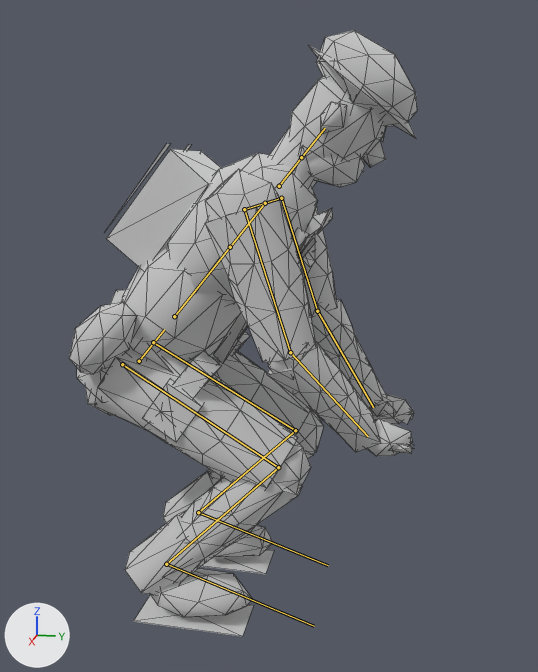
An edit to the glTF model ambush_loop/art/v2/models/operator_rifle_lod2.glb, drawn before and after from the same camera.
One viewpoint serves both versions: a 50 mm camera at (1.674, 0.56, 1.104) aimed at (-0.003, 0.224, 0.684). The axes (+X, +Y, +Z) are drawn at lower left. The lights are the same throughout. The older version comes first. Both versions are drawn at frame 12 of the action 'pickup'; the numbers are the values there. The bones that change, and the others that lie on the model, are drawn over the model as lines. Mesh edges are drawn as thin lines.

Names of what the first picture shows: 'operator_rifle_body.001'.
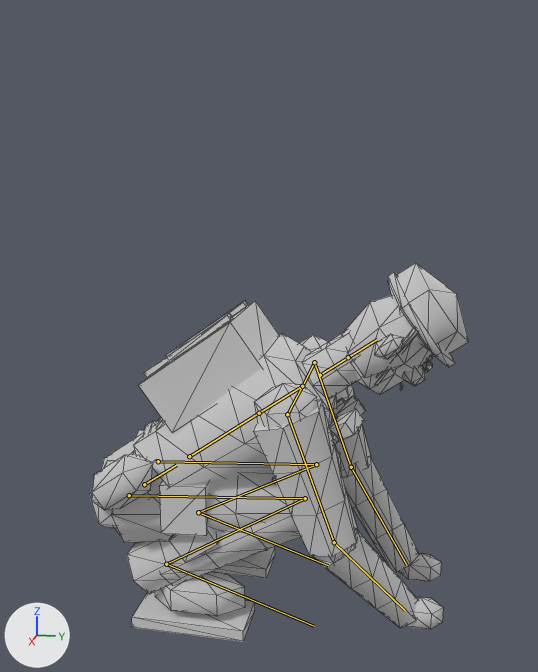
Where the change shows, as pixel boxes (x1, y1, x2, y2) in the pictures (538 x 672 px):
'operator_rifle_body.001', posed (9% wider, 38% shorter): before (69, 30, 417, 637); after (89, 263, 469, 642)
bone 'pelvis', root to tip: before (139, 361) to (164, 329); after (144, 484) to (176, 465)
bone 'clavicle.L', root to tip: before (265, 203) to (281, 198); after (302, 386) to (314, 362)
bone 'upper_arm.L', root to tip: before (281, 198) to (317, 311); after (314, 362) to (351, 467)
bone 'forearm.L', root to tip: before (317, 311) to (373, 407); after (351, 467) to (407, 565)
bone 'clavicle.R', root to tip: before (265, 203) to (244, 209); after (302, 386) to (287, 414)
bone 'upper_arm.R', root to tip: before (244, 209) to (290, 352); after (287, 414) to (334, 542)
bone 'forearm.R', root to tip: before (290, 352) to (368, 436); after (334, 542) to (405, 610)
bone 'thigh.L', root to tip: before (153, 342) to (295, 430); after (158, 461) to (316, 464)
bone 'shin.L', root to tip: before (295, 430) to (198, 512); after (316, 464) to (198, 512)
bone 'thigh.R', root to tip: before (122, 364) to (278, 467); after (129, 495) to (305, 498)
bone 'shin.R', root to tip: before (278, 467) to (166, 564); after (305, 498) to (166, 564)

The change in detail:
Bone 'pelvis' (bone_pelvis) moves from (0.0, -0.324, 0.1) to (0.0, -0.654, 0.1).
Bone 'pelvis' (bone_pelvis) turns from (-39, 0, 0) to (-54, 0, 0) degrees about its own x, y and z.
Bone 'clavicle.L' (bone_clavicle_l) turns from (0, -39, 0) to (0, -54, 0) degrees about its own x, y and z.
Bone 'upper_arm.L' (bone_upper_arm_l) turns from (4, 0, -12) to (5, 1, -13) degrees about its own x, y and z.
Bone 'forearm.L' (bone_forearm_l) turns from (-70, 2, -7) to (-72, 3, -5) degrees about its own x, y and z.
Bone 'clavicle.R' (bone_clavicle_r) turns from (0, 39, 0) to (0, 54, 0) degrees about its own x, y and z.
Bone 'upper_arm.R' (bone_upper_arm_r) turns from (4, 0, 12) to (5, -1, 13) degrees about its own x, y and z.
Bone 'forearm.R' (bone_forearm_r) turns from (-70, -2, 7) to (-72, -3, 5) degrees about its own x, y and z.
Bone 'thigh.L' (bone_thigh_l) moves from (0.0, 0.004, -0.013) to (0.0, 0.007, -0.017).
Bone 'thigh.L' (bone_thigh_l) turns from (95, 1, -4) to (145, 4, -3) degrees about its own x, y and z.
Bone 'shin.L' (bone_shin_l) turns from (-98, 1, 2) to (-147, 4, 1) degrees about its own x, y and z.
Bone 'foot.L' (bone_foot_l) turns from (42, -1, -2) to (57, -4, -4) degrees about its own x, y and z.
Bone 'thigh.R' (bone_thigh_r) moves from (0.0, 0.004, -0.013) to (0.0, 0.007, -0.017).
Bone 'thigh.R' (bone_thigh_r) turns from (95, -1, 4) to (145, -4, 3) degrees about its own x, y and z.
Bone 'shin.R' (bone_shin_r) turns from (-98, -1, -2) to (-147, -4, -1) degrees about its own x, y and z.
Bone 'foot.R' (bone_foot_r) turns from (42, 1, 2) to (57, 4, 4) degrees about its own x, y and z.
